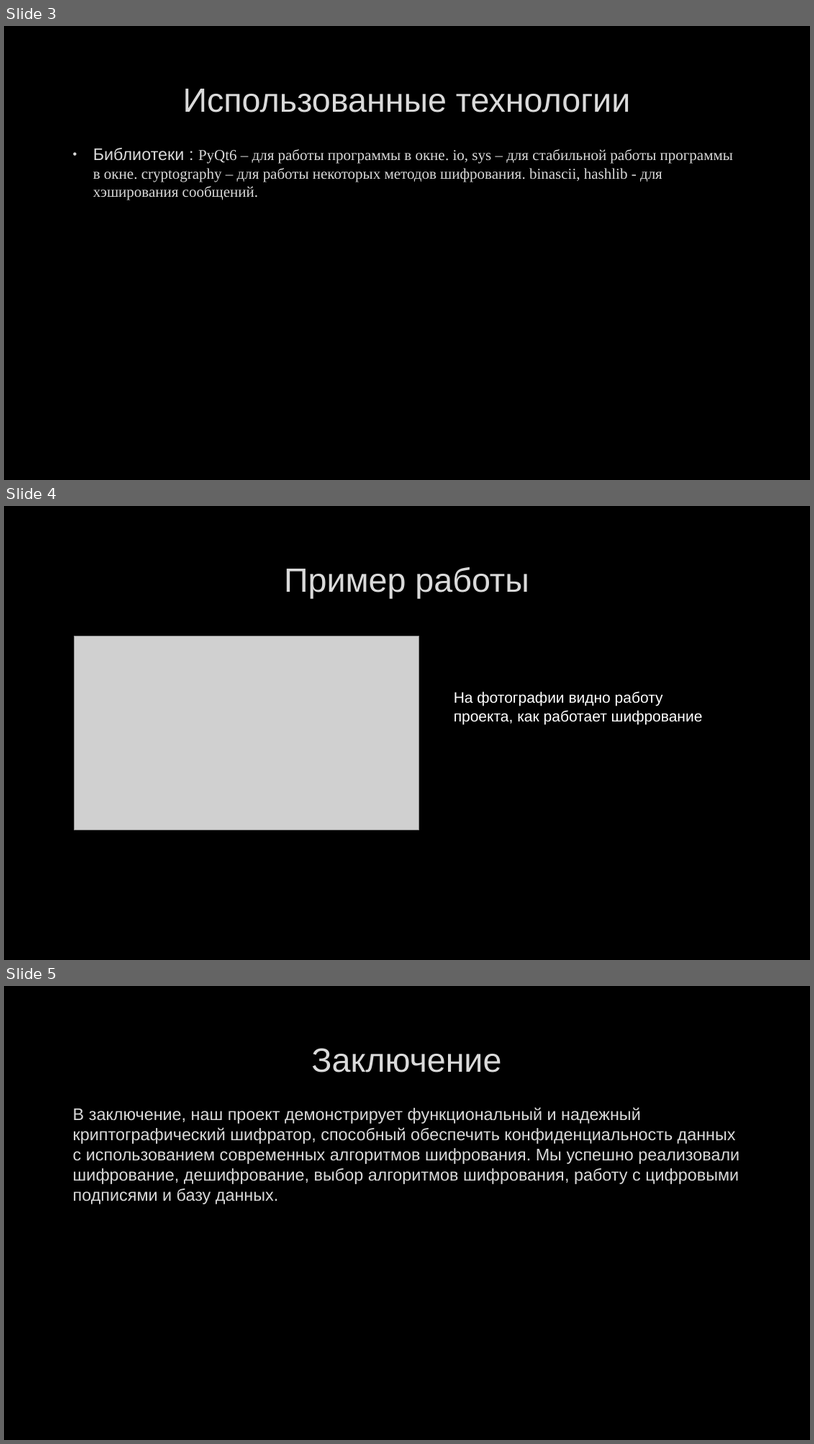
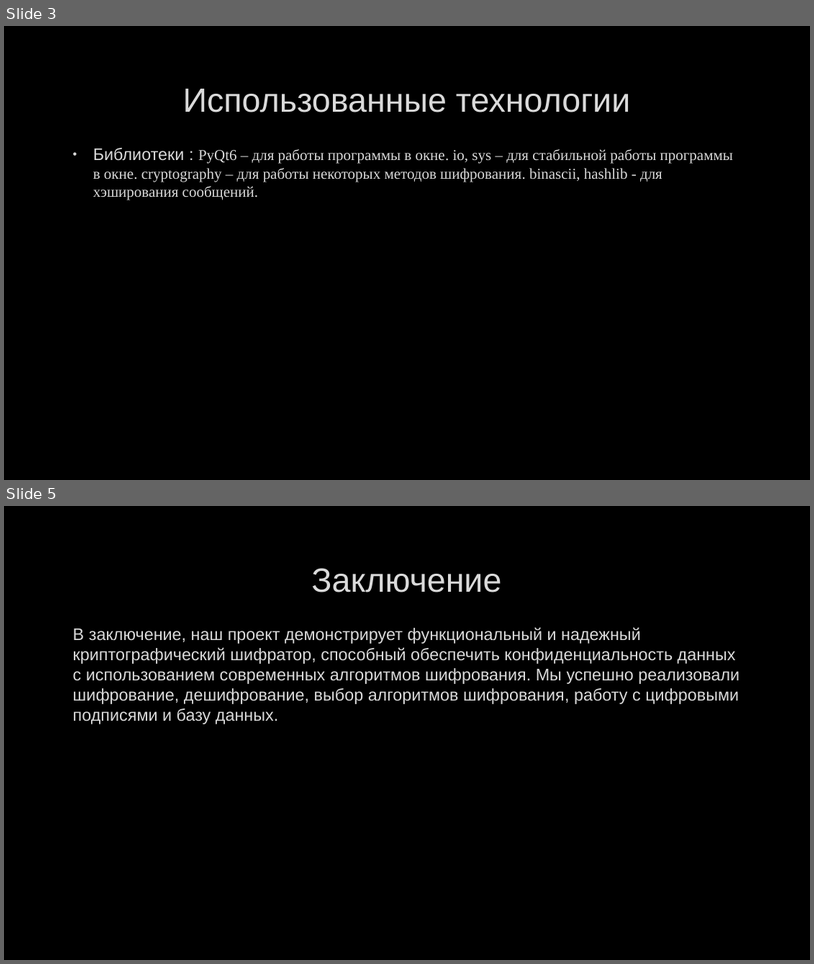
Before and after one commit to PetrStroganov/cryptography, a slide deck: Презентация.pptx. Shown one above the other, each under a label of ours: slides 3, 4 and 5 before the commit, slides 3 and 5 after it; the slides between them are not shown. The pictures are 814x1444 and 814x964 pixels, drawn with LibreOffice and Linux fonts; fonts in the diff are those of the drawing; grey boxes stand for pictures; background and template pictures are left out. Boxes give left, top, right and bottom in pixels: in the first picture for what was removed or moved away, otherwise in the second. Text is boxed around its words. In the diff, an @@ line names an element or a change of style, - is before the commit and + after.

```diff
--- a/Презентация.pptx
+++ b/Презентация.pptx
@@ slide 4 removed at (4,506,810,960), background picture (left out) @@
@@ title removed at (284,567,529,598) @@
-Пример работы
@@ picture removed at (74,636,419,830) @@
@@ text removed at (454,691,703,724) @@
-На фотографии видно работу проекта, как работает шифрование
```
Also in this commit, not shown: 1 slide changed, 1 slide added, 2 other files.
